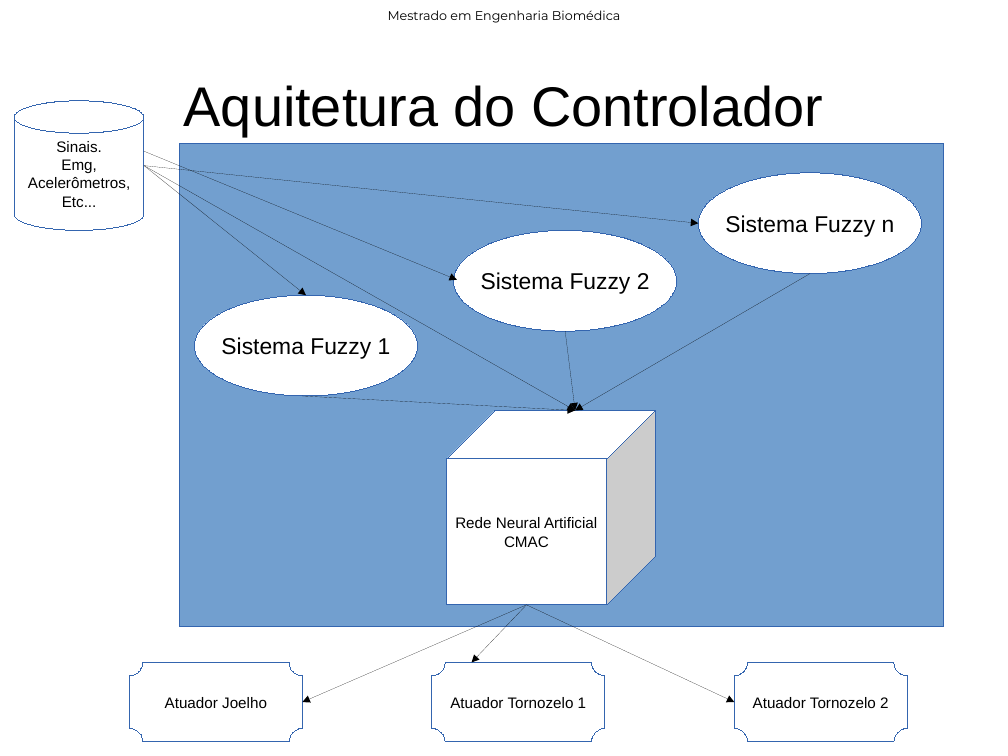
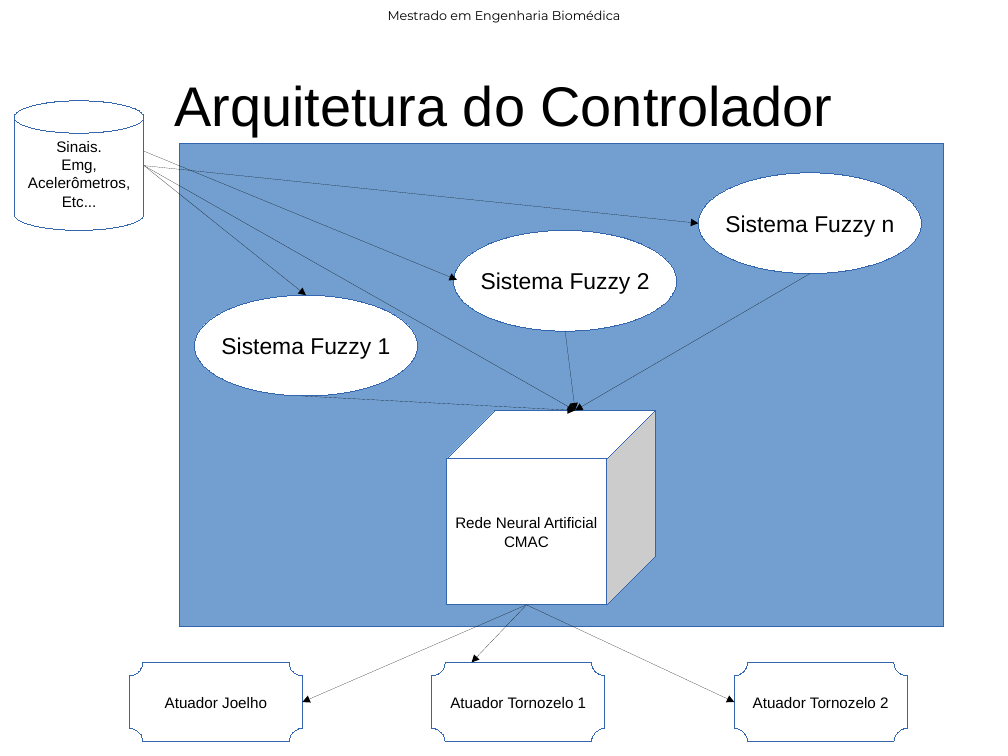
Before and after one commit to rob-nn/dissertation, a slide deck: slide 45 of qualify/qualify.odp (slide 41 before the commit). Drawn at 1008x756 pixels with LibreOffice and Linux fonts; fonts in the diff are those of the drawing; background and template pictures are left out. Boxes give left, top, right and bottom in pixels: in the first picture for what was removed or moved away, otherwise in the second. Text is boxed around its words. In the diff, an @@ line names an element or a change of style, - is before the commit and + after.

```diff
--- a/qualify/qualify.odp
+++ b/qualify/qualify.odp
@@ title at (174, 85, 833, 136): text changed @@
-Aquitetura do Controlador
+Arquitetura do Controlador
```
Also in this commit, not shown: 18 other slides changed, 6 slides added, 18 other files.
